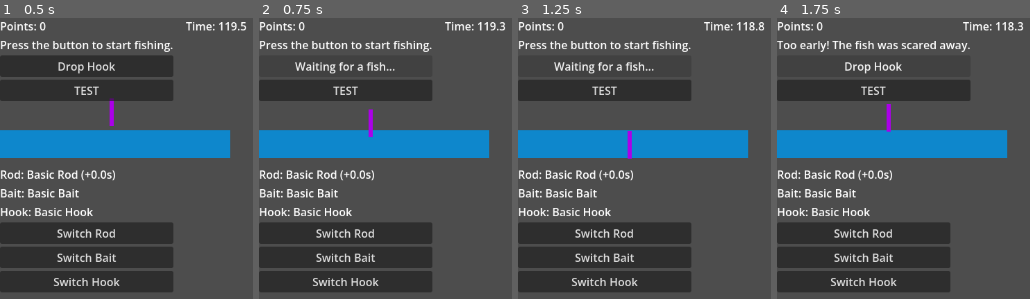
Above: before the commit, frames 1-4 (left to right).
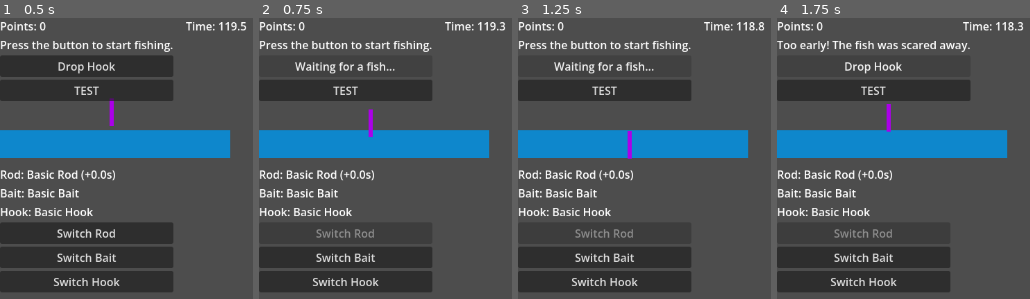
Above: after the commit, the same moments.

Repository: fehudma/godot_projects
Game: Godot game, scene res://Scenes/Main.tscn
Same seed, same stepped clock (60 frames per second), same inputs: the game is played once before the commit and once after it.
Inputs:
- Up to frame 1 (0.5 s): no input
- Up to frame 2 (0.75 s): click "Drop Hook" at 0.5 s
- Up to frame 3 (1.25 s): no input
- Up to frame 4 (1.75 s): click "Waiting for a fish..." at 1.25 s

Frame 1 is identical in both runs. In frame 2, 0.3% of the frame differs, in the area x 22-46%, y 75-79%; in frame 3, 0.3%; in frame 4, 0.3%.

Commit message:
disable rod switch button during hooked fish phase

Diff:
--- a/Scenes/main.gd
+++ b/Scenes/main.gd
@@ -20,6 +20,7 @@
 @onready var rod_label: Label = $EquipmentContainer/RodLabel
 @onready var bait_label: Label = $EquipmentContainer/BaitLabel
 @onready var hook_label: Label = $EquipmentContainer/HookLabel
+@onready var switch_rod_button: Button = $EquipmentContainer/SwitchRodButton
 
 #============================CONSTs
 const STARTING_SCORE: int = 0
@@ -242,6 +243,7 @@
 		return
 
 	fishing_state = FishingState.WAITING_FOR_BITE
+	switch_rod_button.disabled = true
 	action_button.text = "Waiting for a fish..."
 	animation_player.play("hook_down")
 	hook_drop_sound.play()
